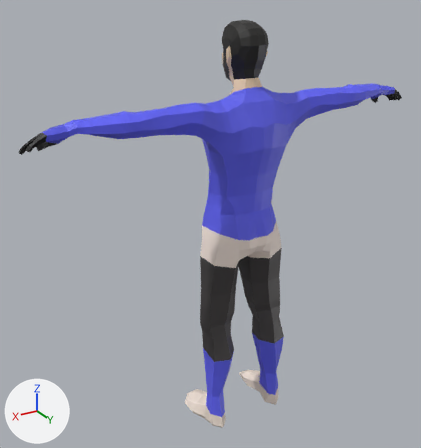
What one commit did to the FBX model Assets/Models/Guy/guy.fbx.
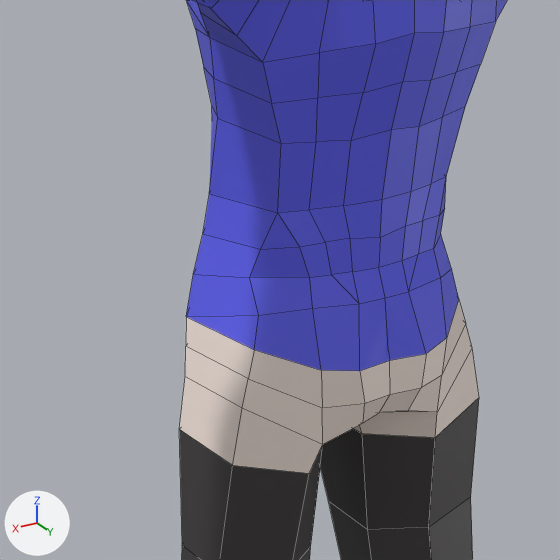
Each version appears first whole from a camera (50 mm lens) standing at (1.472, 2.182, 2.212) and looking at (0.106, -0.096, 1.074), and next in a close-up on the part from 36% to 72% of the width and 31% to 65% of the height. Arrows for +X, +Y and +Z are at lower left; the lights stay in place. The close-ups show mesh edges as thin lines. Where no turn or scale is listed for an object, it has been applied to the vertices.

Names of what the first close-up shows: 'Male'.
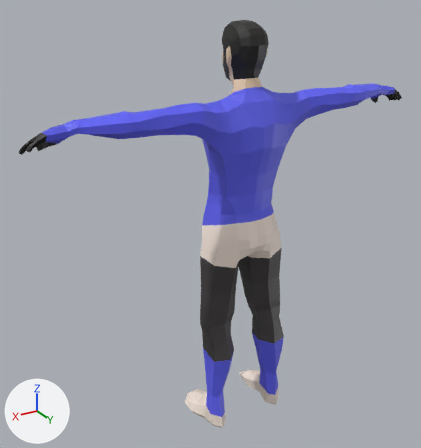
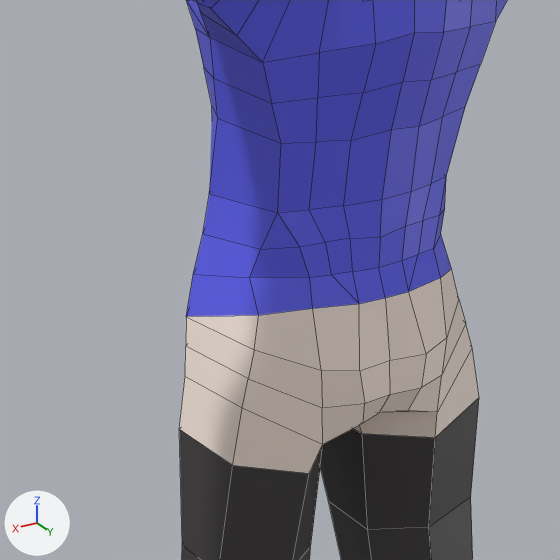
The change, as a list of edits to the scene's bpy script:
```text
Change me_mesh:
    used by ob_male; location = (0.0, 0.0, 0.0)
    verts and faces of me_mesh; kept vertices keep their numbers, new ones are numbered from 878
    before: 63 (0.05, 0.16, 1.07) at pixel (359, 370), 64 (0.04, 0.14, 1.15) at pixel (359, 303), 405 (0.0, 0.15, 1.09) at pixel (388, 350), 419 (0.0, 0.14, 1.15) at pixel (385, 297), 439 (0.0, 0.16, 1.07) at pixel (389, 360)
    before: 528 (-0.05, 0.16, 1.07) at pixel (426, 353), 529 (-0.04, 0.14, 1.15) at pixel (408, 291)
    remove me_mesh.from_pydata(...)  # 878 vertices, 902 faces; spans x -1.0..1.0, y -0.18..0.18, z 0.0..2.03
    add me_mesh.from_pydata(...)  # 877 vertices, 902 faces; spans x -1.0..1.0, y -0.18..0.18, z 0.0..2.03
    me_mesh part 1
    add delete_vertices([405])  # with the faces that use them
    add faces += [(63, 439, 419, 64), (419, 439, 528, 529)]
    me_mesh part 2: 6 kept faces spanning x -0.19..0.19, y -0.03..0.16, z 1.07..1.16 get new texture (UV) coordinates
```

Pixel boxes [x1, y1, x2, y2] of what changed, in the close-ups (560 x 560 px; the box of a moved part takes in the faces that stretch with it):
part 1 of me_mesh, moved or reshaped: [359, 292, 426, 371] in both
part 2 of me_mesh, surface changed (blue to grey): [186, 269, 459, 371] in both
